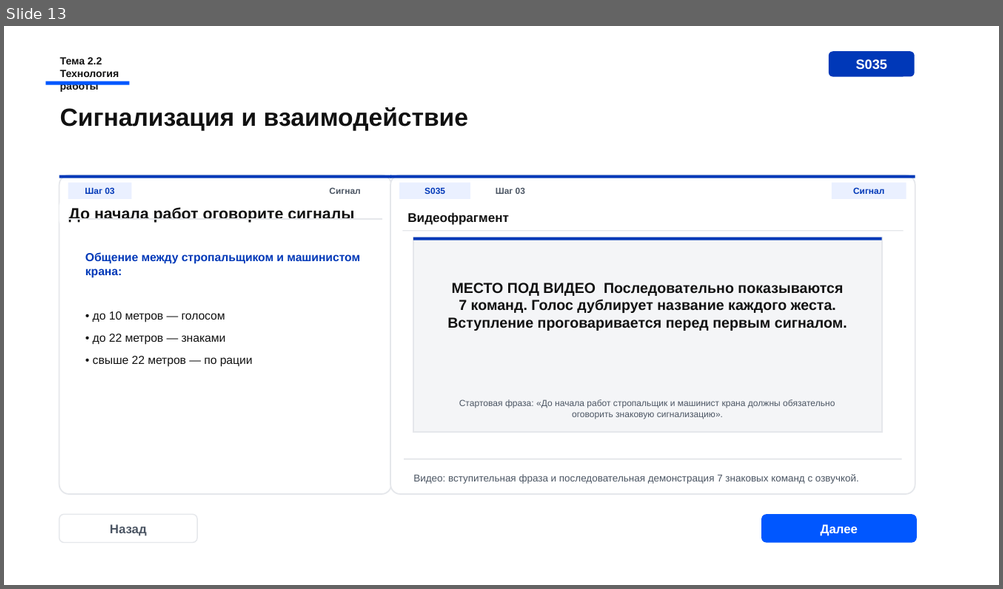
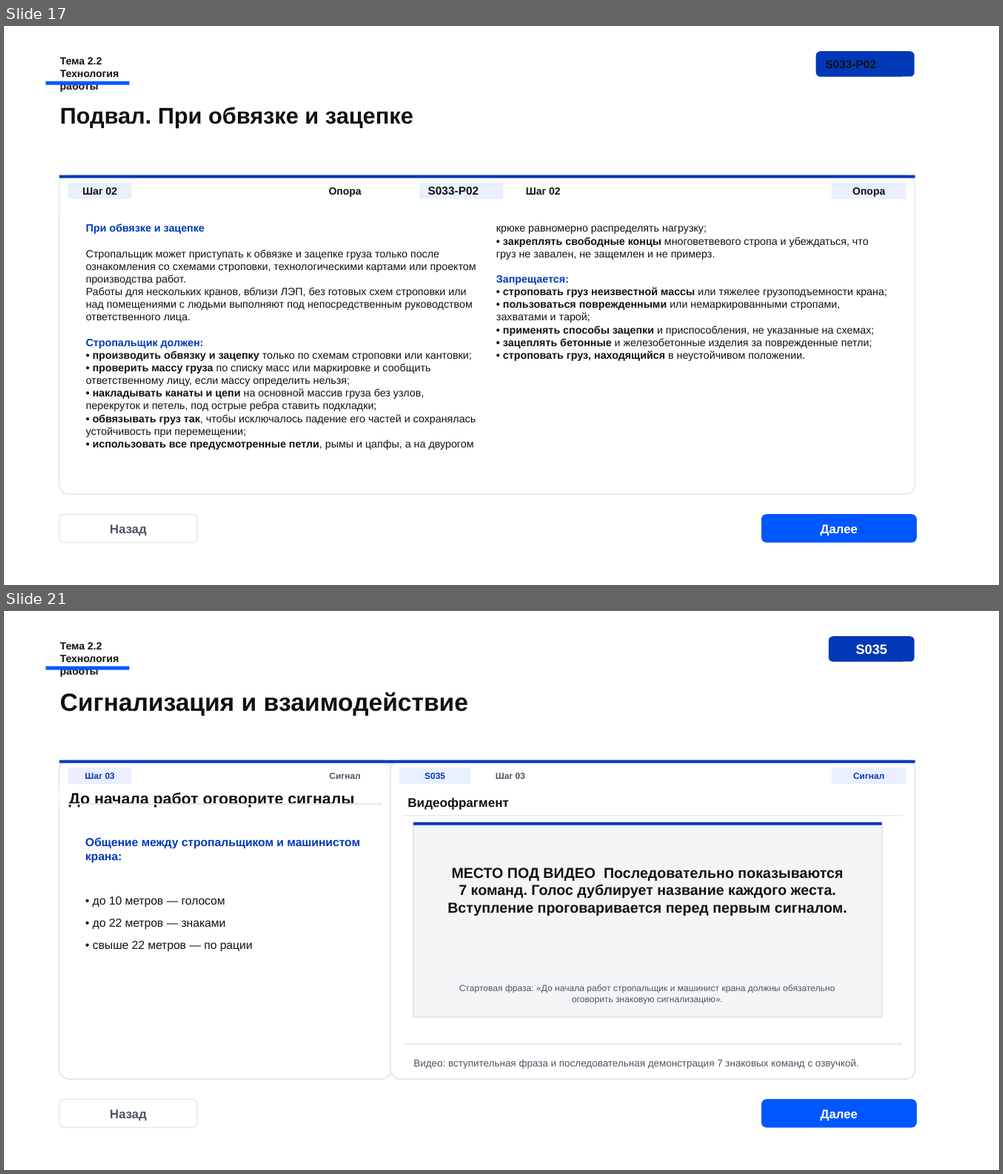
Before and after one commit to Armankanat2/EV-Strop, a slide deck: presentations/ispring-course/module-01-stropovka-gruzov/live-preview/S029_theme22_preview_2026-06-30_v13_ev-group-techstyle-premium-subslides.pptx. Shown one above the other, each under a label of ours: slide 13 before the commit, slides 17 and 21 after it; the slides between them are not shown. The pictures are 1003x589 and 1003x1174 pixels, drawn with LibreOffice and Linux fonts; fonts in the diff are those of the drawing. Boxes give left, top, right and bottom in pixels: in the first picture for what was removed or moved away, otherwise in the second. Text is boxed around its words. In the diff, an @@ line names an element or a change of style, - is before the commit and + after.

```diff
--- a/presentations/ispring-course/module-01-stropovka-gruzov/live-preview/S029_theme22_preview_2026-06-30_v13_ev-group-techstyle-premium-subslides.pptx
+++ b/presentations/ispring-course/module-01-stropovka-gruzov/live-preview/S029_theme22_preview_2026-06-30_v13_ev-group-techstyle-premium-subslides.pptx
@@ slide 17 added at [4, 26, 999, 585], background #FFFFFF @@
@@ text added at [60, 57, 119, 93], 10 pt, text #111111, bold @@
+Тема 2.2
+Технология работы
@@ rounded rectangle added at [816, 51, 914, 77], fill #0038B8, 11 pt, text #111111, bold @@
+S033-P02
@@ rectangle added at [45, 82, 129, 85], fill #0057FF @@
@@ text added at [60, 107, 413, 128], 22 pt, text #111111, bold @@
+Подвал. При обвязке и зацепке
@@ rounded rectangle added at [60, 175, 915, 494], fill #FFFFFF, outline #E5E7EB 1.15 pt @@
@@ rectangle added at [60, 175, 915, 178], fill #0038B8 @@
@@ rectangle added at [68, 183, 131, 199], fill #EAF0FF, 10 pt, text #111111, bold @@
+Шаг 02
@@ text added at [329, 187, 361, 197], 10 pt, text #111111, bold @@
+Опора
@@ rectangle added at [420, 183, 504, 199], fill #EAF0FF, 11 pt, text #111111, bold @@
+S033-P02
@@ text added at [526, 187, 560, 195], 10 pt, text #111111, bold @@
+Шаг 02
@@ rectangle added at [831, 183, 906, 199], fill #EAF0FF, 10 pt, text #111111, bold @@
+Опора
@@ text added at [86, 224, 887, 450], 10.2 pt, text #111111 @@
+При обвязке и зацепке
+Стропальщик может приступать к обвязке и зацепке груза только после ознакомления со схемами строповки, технологическими картами или проектом производства работ.
+Работы для нескольких кранов, вблизи ЛЭП, без готовых схем строповки или над помещениями с людьми выполняют под непосредственным руководством ответственного лица.
+Стропальщик должен:
+• производить обвязку и зацепку только по схемам строповки или кантовки;
+• проверить массу груза по списку масс или маркировке и сообщить ответственному лицу, если массу определить нельзя;
+• накладывать канаты и цепи на основной массив груза без узлов, перекруток и петель, под острые ребра ставить подкладки;
+• обвязывать груз так, чтобы исключалось падение его частей и сохранялась устойчивость при перемещении;
+• использовать все предусмотренные петли, рымы и цапфы, а на двурогом крюке равномерно распределять нагрузку;
+• закреплять свободные концы многоветвевого стропа и убеждаться, что груз не завален, не защемлен и не примерз.
+Запрещается:
+• строповать груз неизвестной массы или тяжелее грузоподъемности крана;
+• пользоваться поврежденными или немаркированными стропами, захватами и тарой;
+• применять способы зацепки и приспособления, не указанные на схемах;
+• зацеплять бетонные и железобетонные изделия за поврежденные петли;
+• строповать груз, находящийся в неустойчивом положении.
@@ rounded rectangle added at [60, 514, 197, 543], fill #FFFFFF, outline #E5E7EB 1 pt, 12 pt, text #4B5563, bold @@
+Назад
@@ rounded rectangle added at [761, 514, 916, 543], fill #0057FF, 12 pt, text #FFFFFF, bold @@
+Далее
@@ what was slide 13 is now slide 21 @@
```
Also in this commit, not shown: 4 slides changed, 8 other slides added, 1 slide removed, 10 other files.
